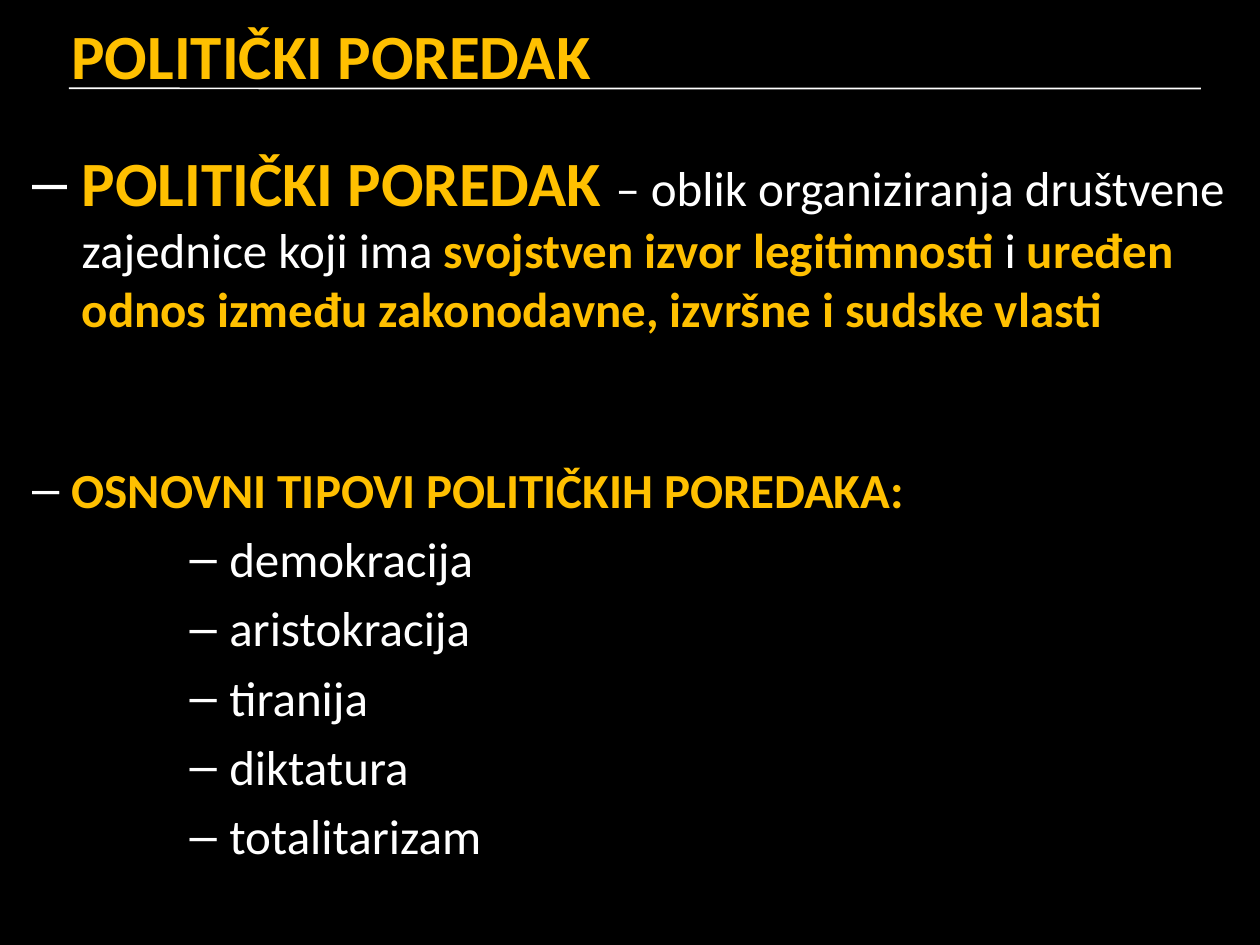
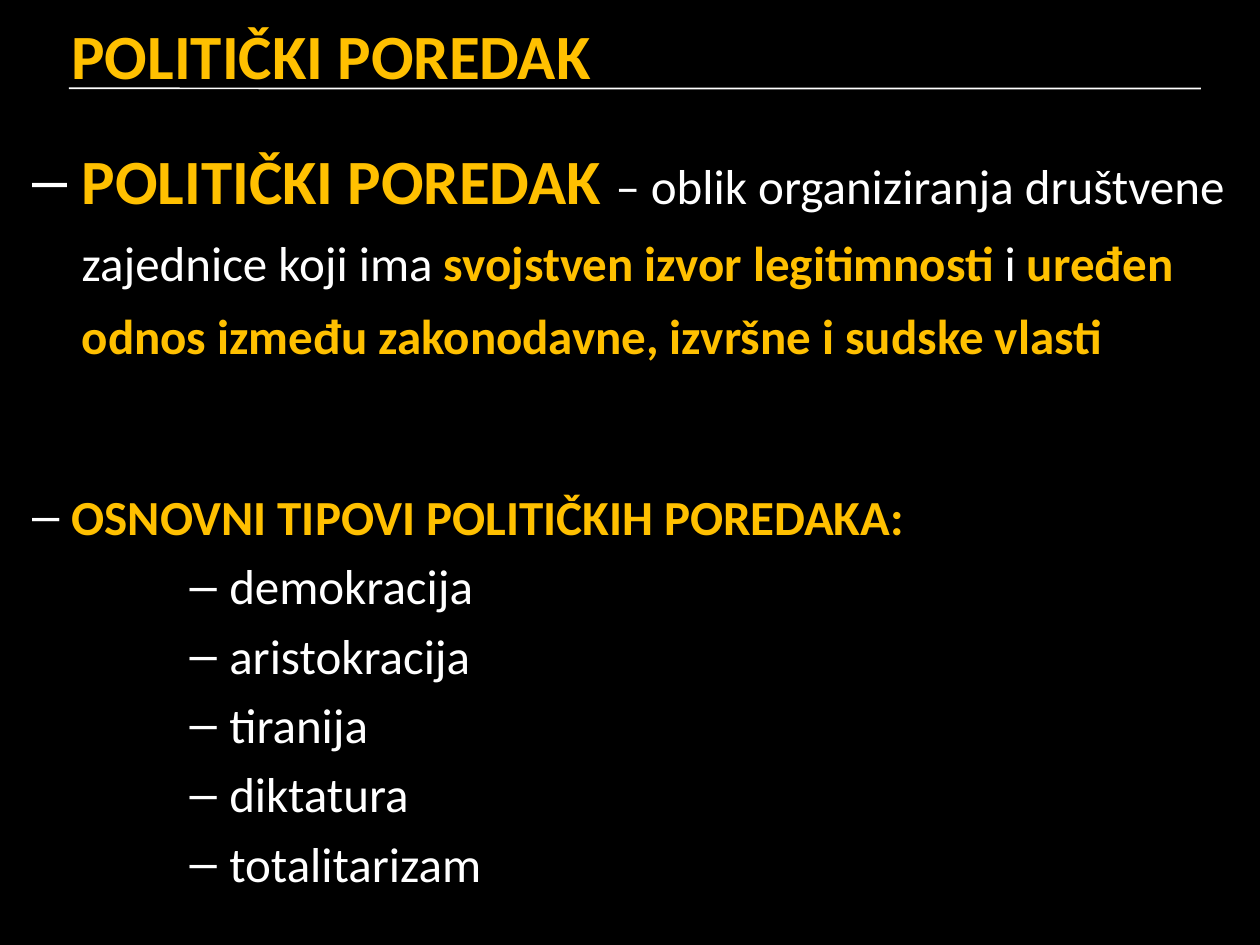
Before and after one commit to cornx/print, a slide deck: slide 2 of data/prezentacije/politika/003_tipovi_politickih_poredaka.pptx. Drawn at 1260x945 pixels with LibreOffice and Linux fonts; fonts in the diff are those of the drawing. Boxes give left, top, right and bottom in pixels: in the first picture for what was removed or moved away, otherwise in the second. Text is boxed around its words. In the diff, an @@ line names an element or a change of style, - is before the commit and + after.

Commit message:
tipovi pol poredaka upd

```diff
--- a/data/prezentacije/politika/003_tipovi_politickih_poredaka.pptx
+++ b/data/prezentacije/politika/003_tipovi_politickih_poredaka.pptx
@@ text at box(82, 152, 1224, 361): line spacing 1 to 42pt @@
```
Also in this commit, not shown: 11 other slides changed.
